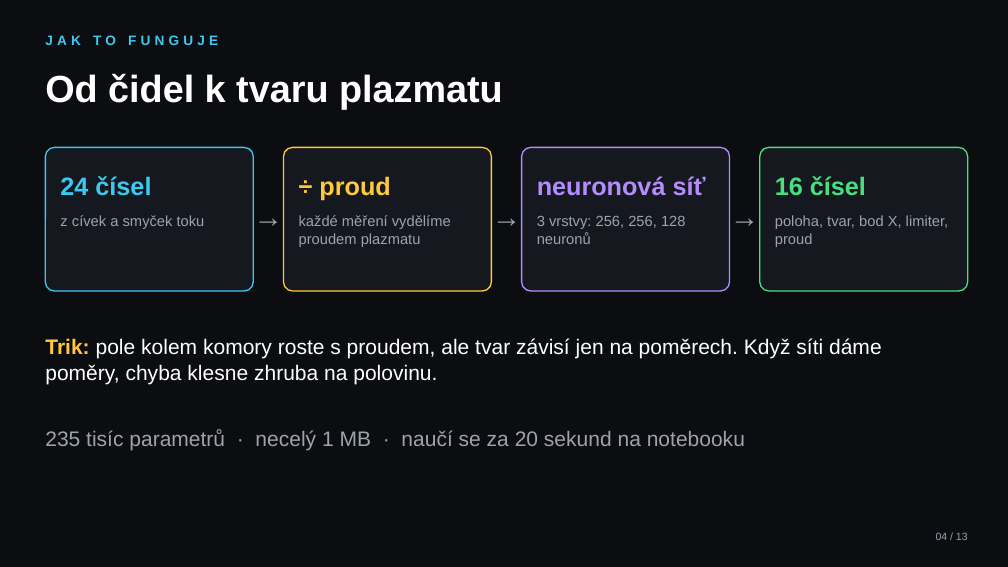
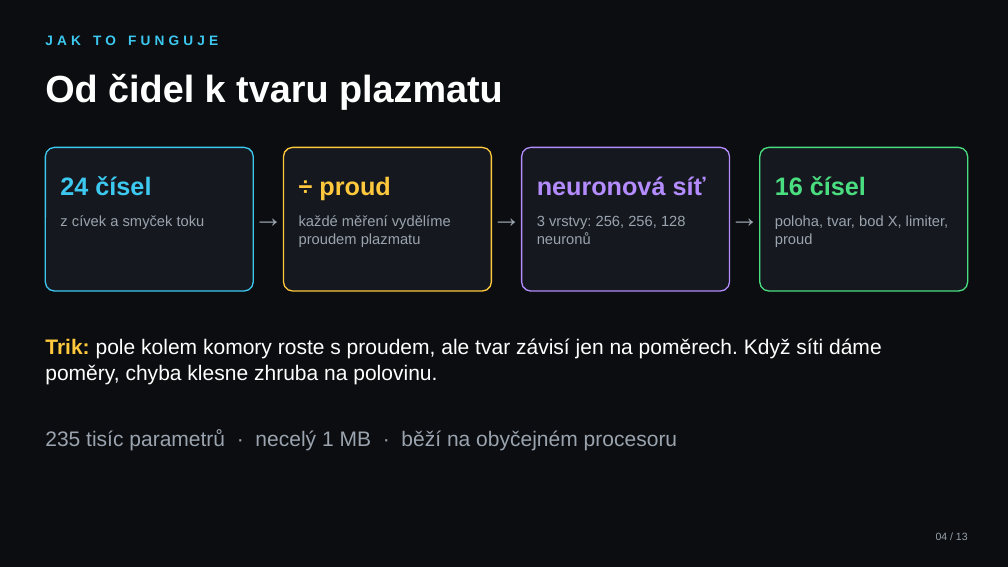
Before and after one commit to mschiller890/hackathon, a slide deck: slide 4 of slides.pptx. Drawn at 1008x567 pixels with LibreOffice and Linux fonts; fonts in the diff are those of the drawing. Boxes give left, top, right and bottom in pixels: in the first picture for what was removed or moved away, otherwise in the second. Text is boxed around its words. In the diff, an @@ line names an element or a change of style, - is before the commit and + after.

```diff
--- a/slides.pptx
+++ b/slides.pptx
@@ text at (45, 430, 677, 451): text changed @@
-235 tisíc parametrů · necelý 1 MB · naučí se za 20 sekund na notebooku
+235 tisíc parametrů · necelý 1 MB · běží na obyčejném procesoru
```
Also in this commit, not shown: 2 other slides changed, 1 other file.
